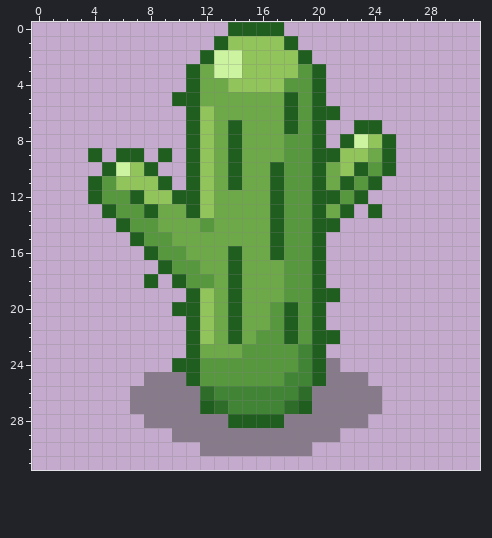
One commit to this pixel-art file: _Data/LevelObject/cactus_A.aseprite. The picture above is the old version.
32x32 pixels, 1 frame.
The result:
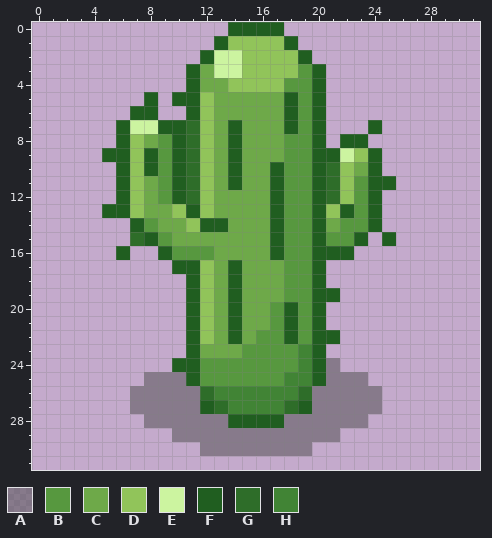
Palette (. is transparent): A #4c4c4c81  B #57983f  C #6ea949  D #91c45a  E #ccf4a0  F #205e20  G #2e6d29  H #418435
The exact change:
Changed rows in their new state; - is an unchanged pixel.
Layer "Layer 1":
first column x 4:
 5 ----F---D-------------
 6 ---FF------------.----
 7 --FEEFFG-----------.--
 8 --FDCBFG-----------F..
 9 .F-DFBFG----------E-F.
10 -.F--BFG---------G-CF.
11 ..F-CBFG---------GD--F
12 ..FDCB-G---------GDBF-
13 --FDC-D----------D-B--
14 --.F---DFF-------CBBF-
15 ---GF------------BBF-F
16 --F-.F-BB-C------FF---
17 -----.FFD-------------
18 ----.-.FD-------------
20 ------.---------------
Changed places in both pictures, as pixel boxes (x1, y1, x2, y2):
changed: (88, 92, 242, 316)
changed: (326, 106, 396, 260)
